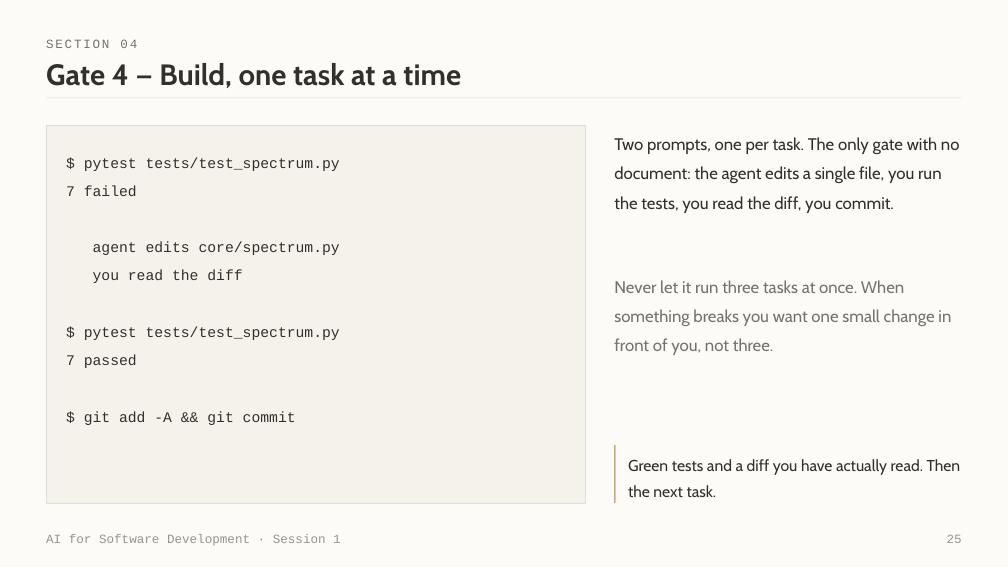
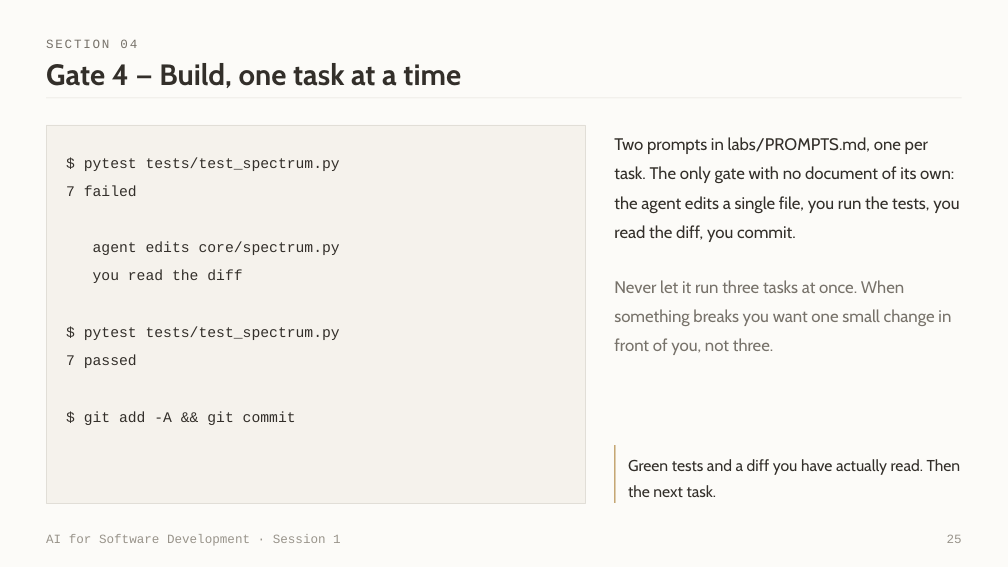
Before and after one commit to witchapong/ai-for-software-dev, a slide deck: slide 25 of slides/Session 1 - Meet Your Agent.pptx. Drawn at 1008x567 pixels with LibreOffice and Linux fonts; fonts in the diff are those of the drawing. Boxes give left, top, right and bottom in pixels: in the first picture for what was removed or moved away, otherwise in the second. Text is boxed around its words. In the diff, an @@ line names an element or a change of style, - is before the commit and + after.

```diff
--- a/slides/Session 1 - Meet Your Agent.pptx
+++ b/slides/Session 1 - Meet Your Agent.pptx
@@ text at bbox=[614, 137, 959, 242]: text changed @@
-Two prompts, one per task. The only gate with no document: the agent edits a single file, you run the tests, you read the diff, you commit.
+Two prompts in labs/PROMPTS.md, one per task. The only gate with no document of its own: the agent edits a single file, you run the tests, you read the diff, you commit.
```
Also in this commit, not shown: 1 other slide changed, 3 other files.
